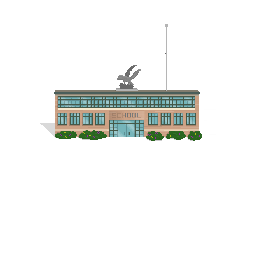
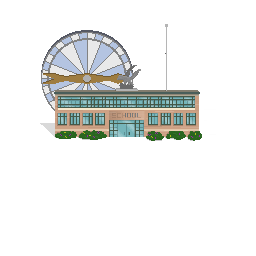
Before/after of a 256 × 256 layered artwork. What changed in the layer stack:
added layer "Layer 2" above "Background" over [41, 30, 133, 111]
